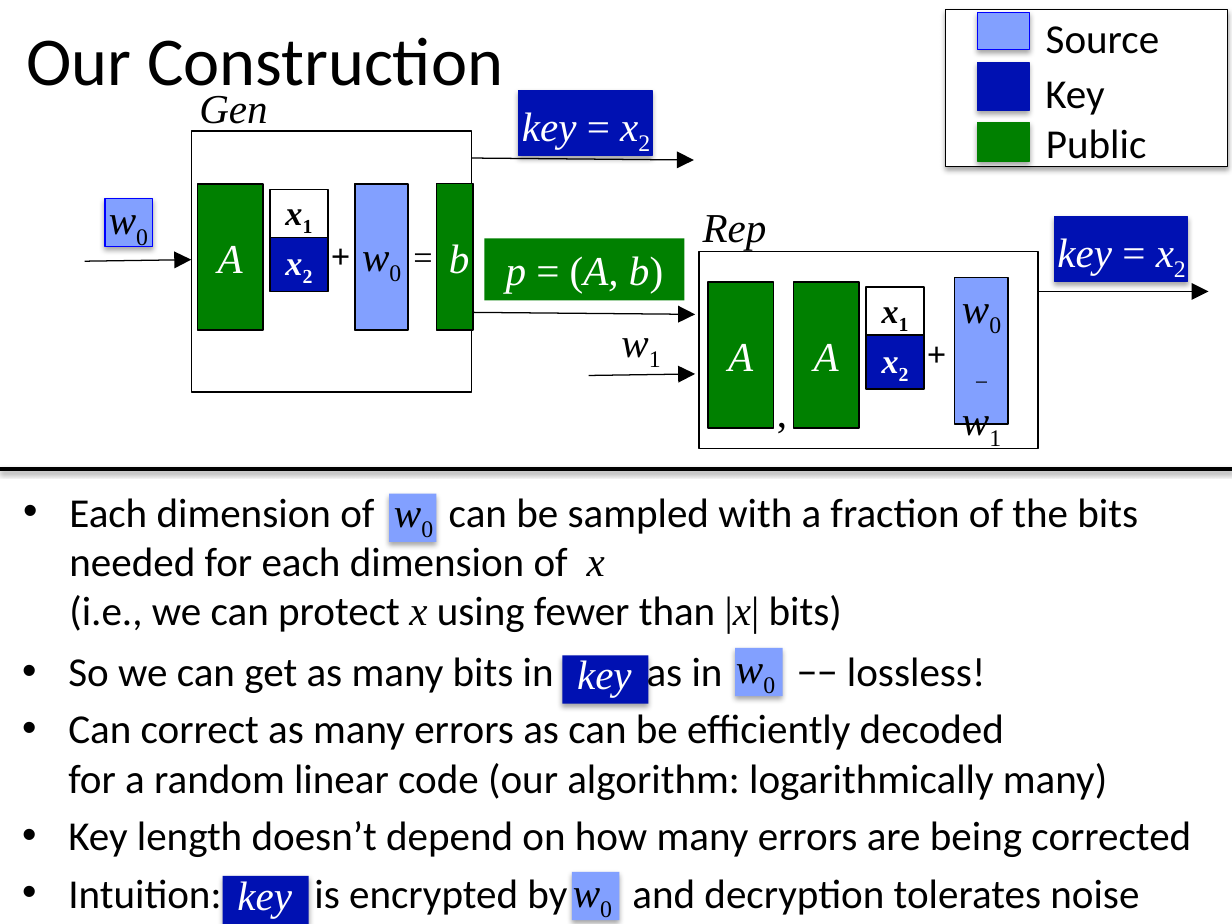
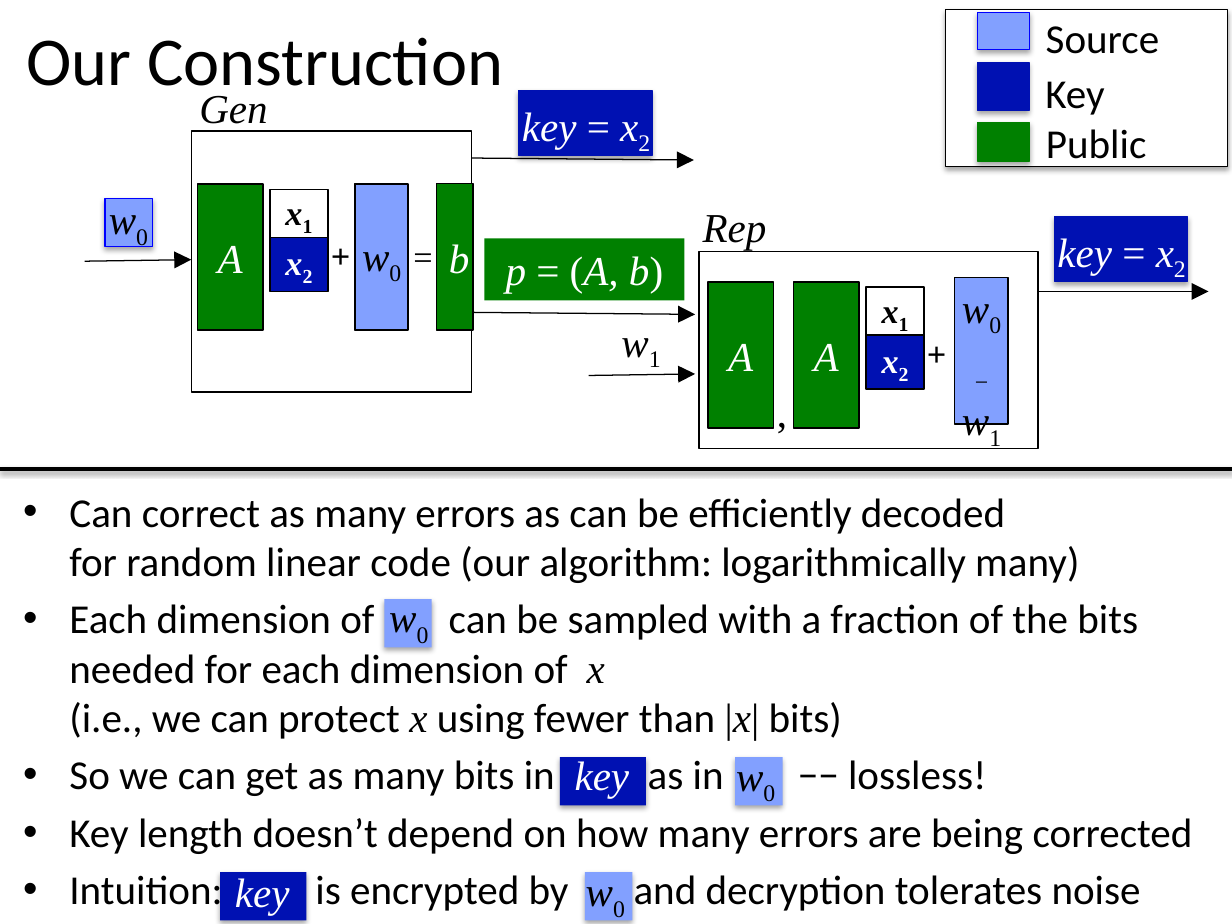
Before and after one commit to xianruimeng/comp-fuzzy-ext, a slide deck: slide 26 of ComputationalFuzzyExtractors-Asiacrypt.pptx (slide 24 before the commit). Drawn at 1232x924 pixels with LibreOffice and Linux fonts; fonts in the diff are those of the drawing. Boxes give left, top, right and bottom in pixels: in the first picture for what was removed or moved away, otherwise in the second. Text is boxed around its words. In the diff, an @@ line names an element or a change of style, - is before the commit and + after.

```diff
--- a/ComputationalFuzzyExtractors-Asiacrypt.pptx
+++ b/ComputationalFuzzyExtractors-Asiacrypt.pptx
@@ text at box(69, 498, 1079, 583): paragraph added @@
+• Can correct as many errors as can be efficiently decoded
+  for random linear code (our algorithm: logarithmically many)
@@ text "w0": place and size @@
-text "w0" at box(382, 480, 453, 542)
+text "w0" at box(377, 585, 448, 647)
@@ rectangle: place and size @@
-rectangle at box(389, 494, 437, 542)
+rectangle at box(384, 599, 432, 647)
@@ text removed at box(68, 655, 1191, 915) @@
-• So we can get as many bits in as in −− lossless!
-• Can correct as many errors as can be efficiently decoded
-  for a random linear code (our algorithm: logarithmically many)
-• Key length doesn’t depend on how many errors are being corrected
-• Intuition: is encrypted by and decryption tolerates noise
@@ text "key": place and size @@
-text "key" at box(577, 660, 632, 697)
+text "key" at box(575, 761, 630, 798)
@@ text "w0": place and size @@
-text "w0" at box(724, 636, 796, 697)
+text "w0" at box(724, 744, 796, 806)
@@ text at box(69, 760, 1193, 915): paragraphs added @@
+• So we can get as many bits in as in −− lossless!
+• Key length doesn’t depend on how many errors are being corrected
+• Intuition: is encrypted by and decryption tolerates noise
@@ rectangle: place and size @@
-rectangle at box(562, 655, 648, 703)
+rectangle at box(559, 756, 646, 804)
@@ rectangle: place and size @@
-rectangle at box(736, 648, 784, 696)
+rectangle at box(736, 756, 784, 804)
@@ text "w0": place and size @@
-text "w0" at box(561, 860, 632, 922)
+text "w0" at box(574, 860, 646, 922)
@@ rectangle: place and size @@
-rectangle at box(223, 876, 309, 924)
+rectangle at box(221, 872, 307, 920)
@@ rectangle: place and size @@
-rectangle at box(572, 872, 620, 920)
+rectangle at box(585, 872, 633, 920)
```
Also in this commit, not shown: 15 other slides changed, 2 slides added.
